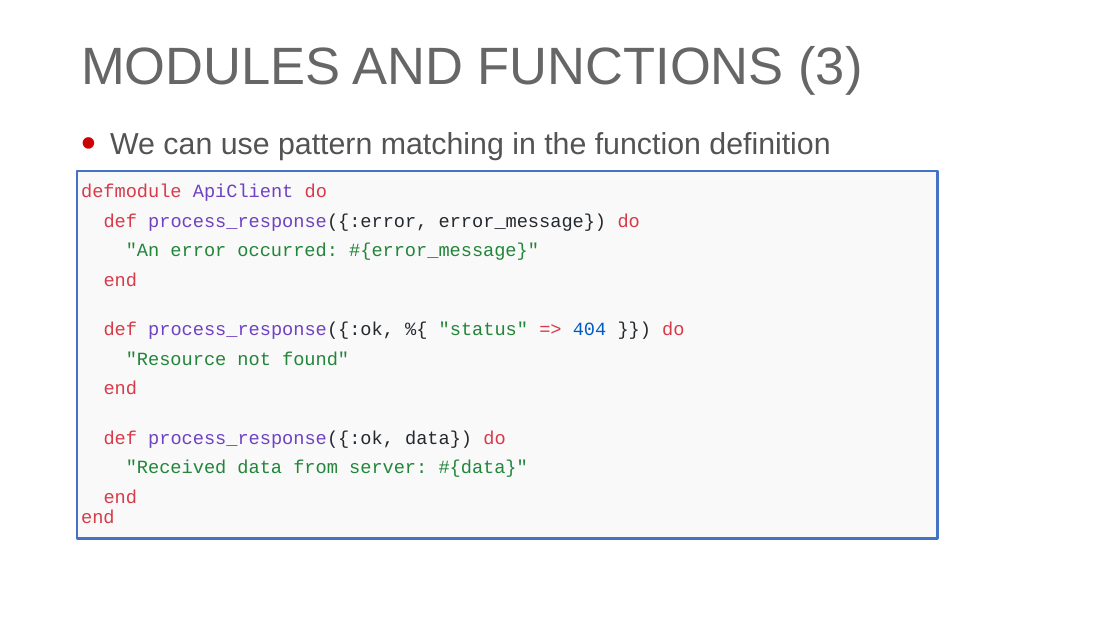
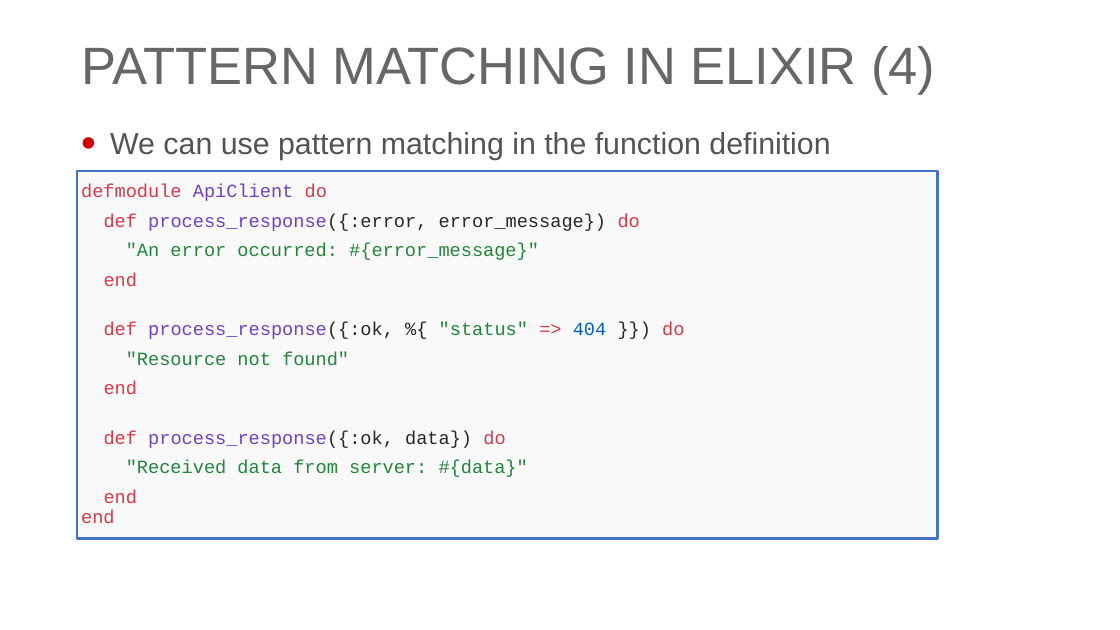
Before and after one commit to georgiyolovski/elixir-workshop, a slide deck: slide 26 of day1/Elixir - Day 1.pptx (slide 27 before the commit). Drawn at 1120x630 pixels with LibreOffice and Linux fonts; fonts in the diff are those of the drawing; background and template pictures are left out. Boxes give left, top, right and bottom in pixels: in the first picture for what was removed or moved away, otherwise in the second. Text is boxed around its words. In the diff, an @@ line names an element or a change of style, - is before the commit and + after.

```diff
--- a/day1/Elixir - Day 1.pptx
+++ b/day1/Elixir - Day 1.pptx
@@ title at (81,46,935,95): text changed @@
-MODULES AND FUNCTIONS (3)
+PATTERN MATCHING IN ELIXIR (4)
```
Also in this commit, not shown: 6 other slides changed, 3 slides added.
